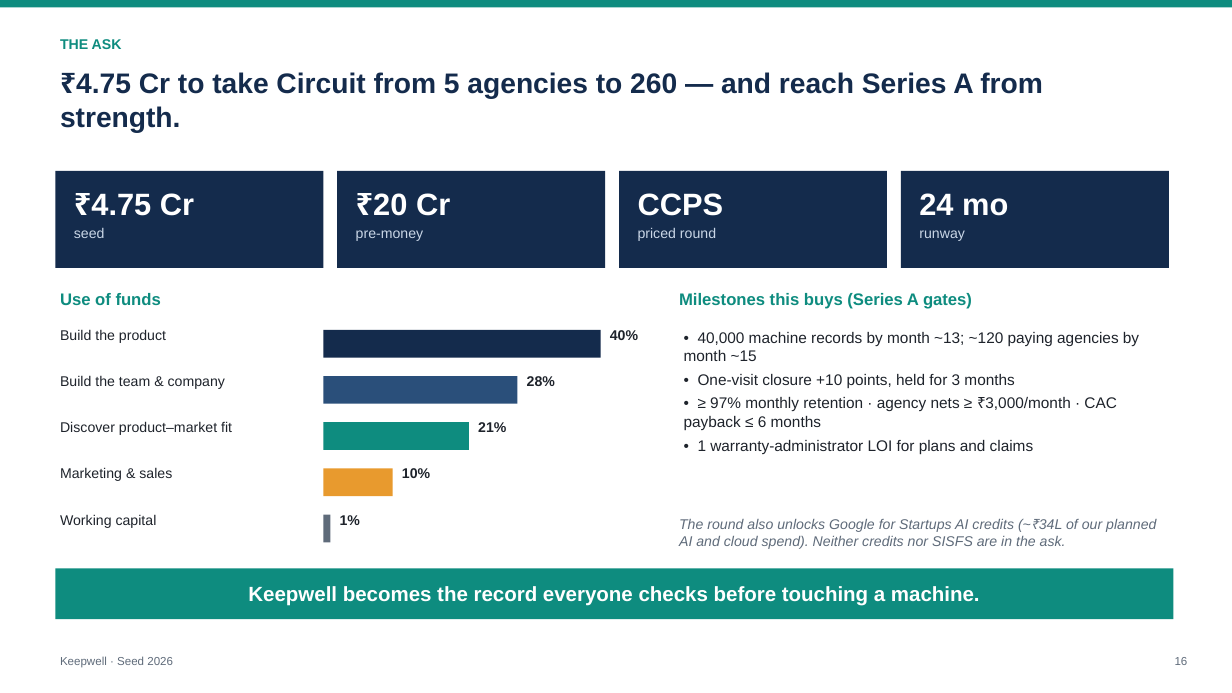
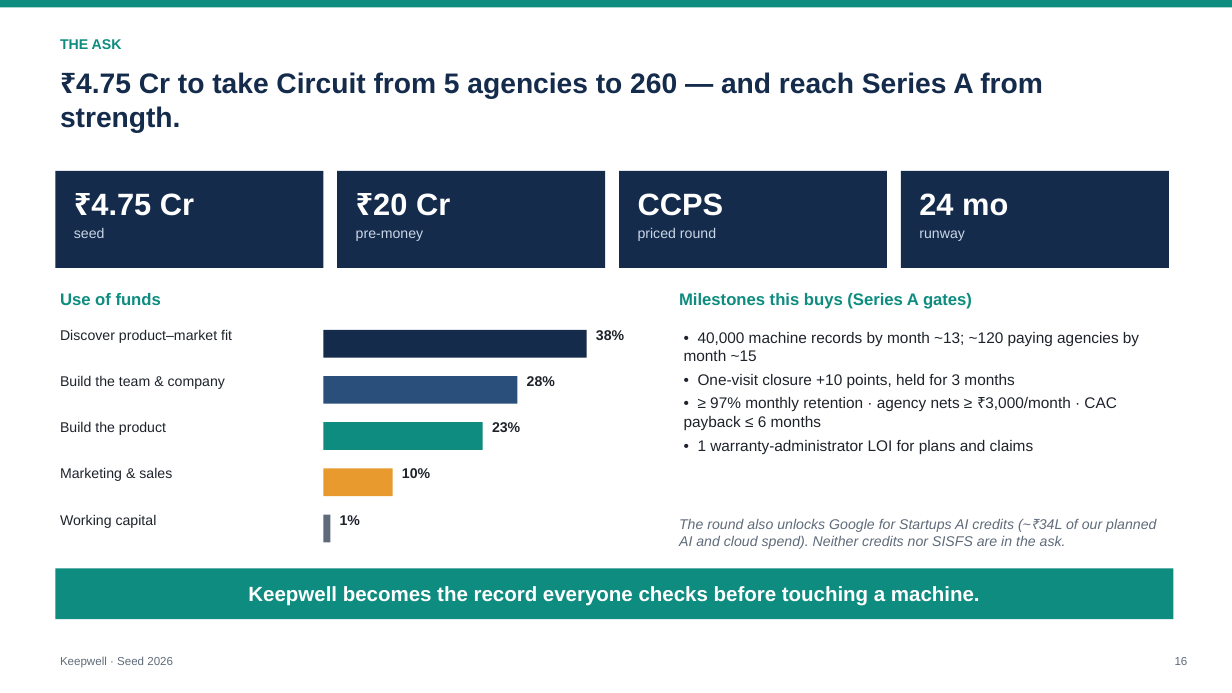
Before and after one commit to PrathyushaKalluri/keepwell, a slide deck: slide 16 of pitch/deck/Keepwell_Seed_Deck.pptx. Drawn at 1232x693 pixels with LibreOffice and Linux fonts; fonts in the diff are those of the drawing. Boxes give left, top, right and bottom in pixels: in the first picture for what was removed or moved away, otherwise in the second. Text is boxed around its words. In the diff, an @@ line names an element or a change of style, - is before the commit and + after.

```diff
--- a/pitch/deck/Keepwell_Seed_Deck.pptx
+++ b/pitch/deck/Keepwell_Seed_Deck.pptx
@@ text at bbox=[60, 329, 232, 343]: text changed @@
-Build the product
+Discover product–market fit
@@ rectangle: place and size @@
-rectangle at bbox=[323, 330, 601, 358]
+rectangle at bbox=[323, 330, 587, 358]
@@ text at bbox=[596, 330, 624, 340]: text changed @@
-40%
+38%
@@ text at bbox=[60, 421, 166, 435]: text changed @@
-Discover product–market fit
+Build the product
@@ rectangle: place and size @@
-rectangle at bbox=[323, 422, 469, 450]
+rectangle at bbox=[323, 422, 483, 450]
@@ text at bbox=[492, 422, 520, 432]: text changed @@
-21%
+23%
```
Also in this commit, not shown: 1 other slide changed, 9 other files.
